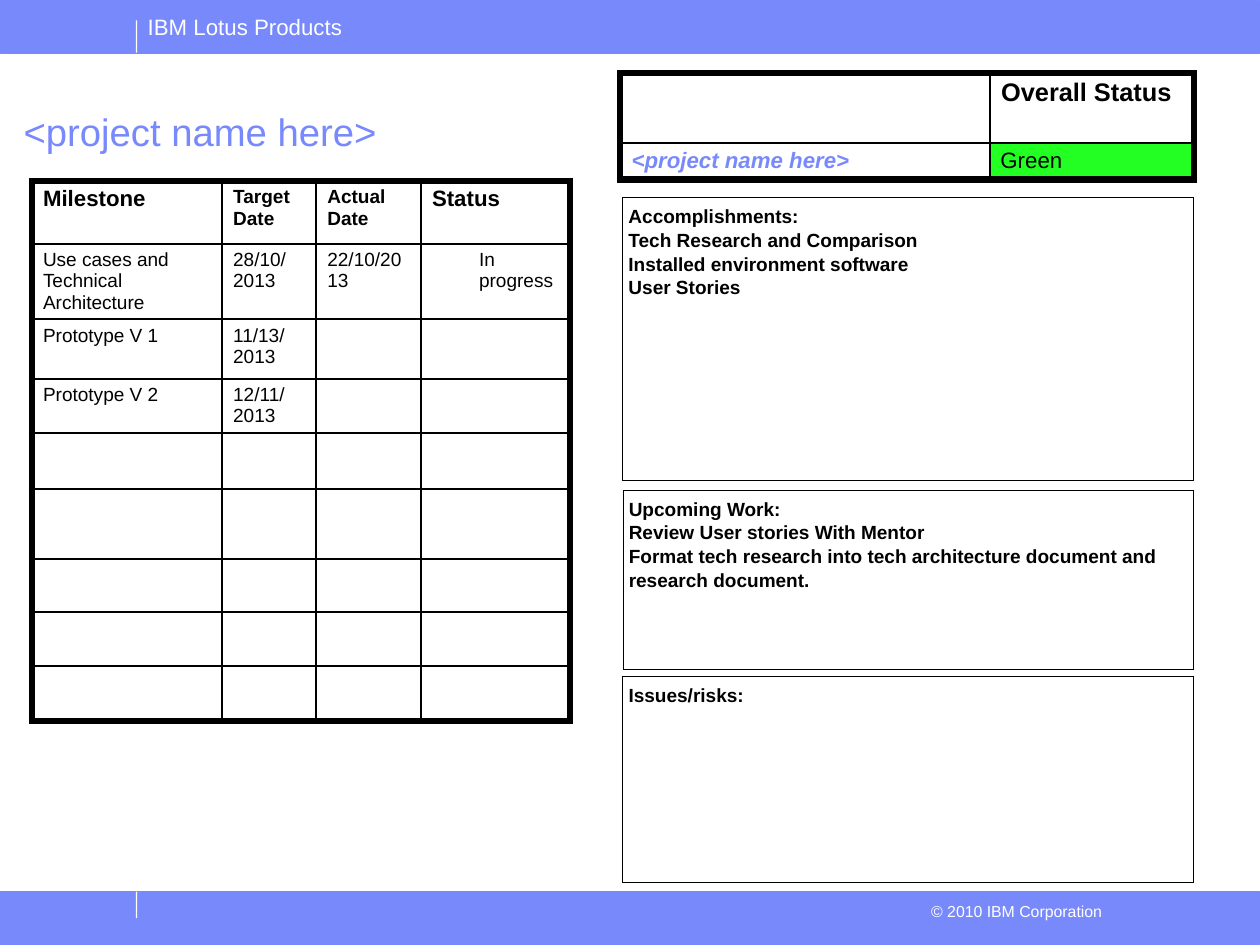
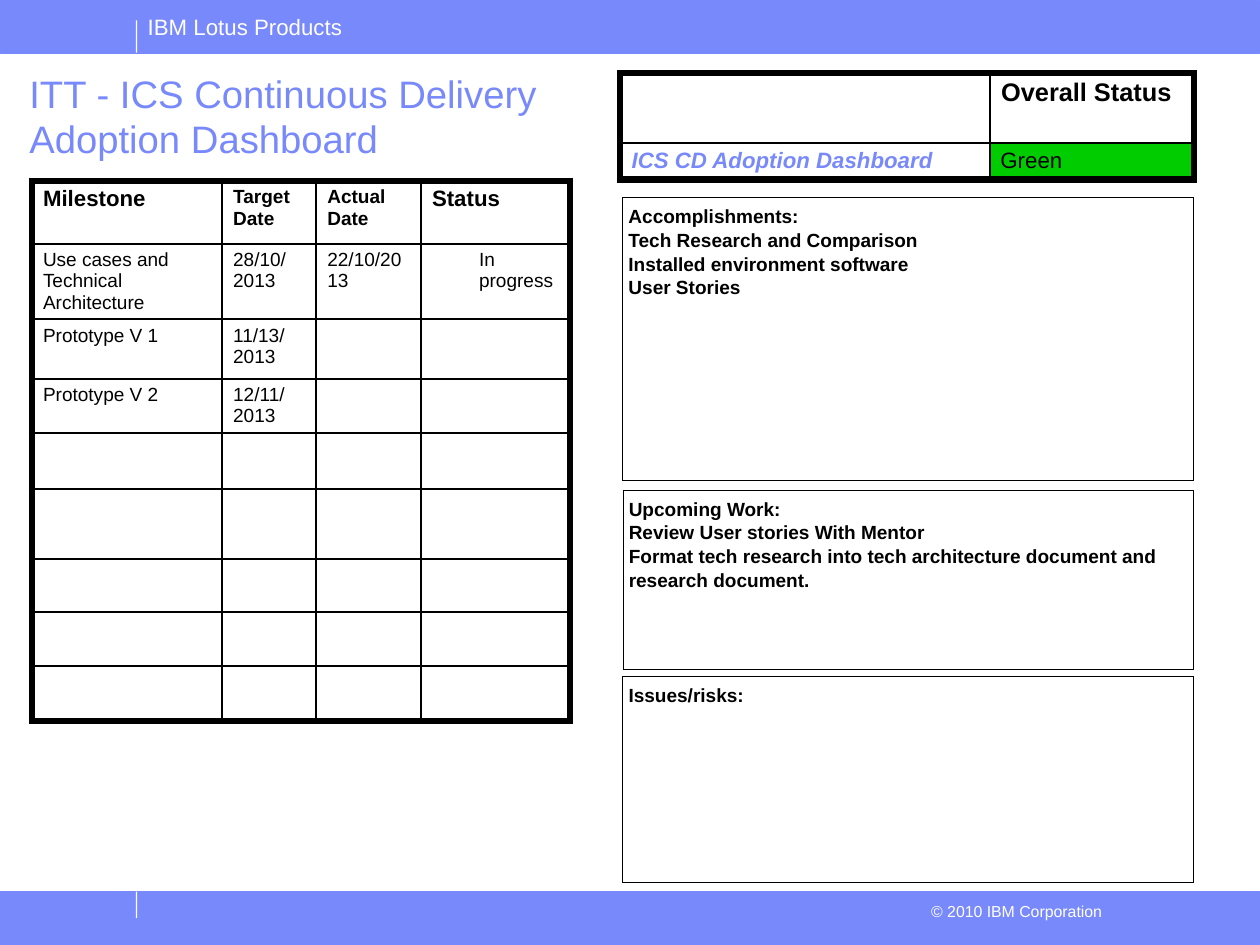
Before and after one commit to smur89/IBM-CD-Dashboard, a slide deck: slide 1 of Documentation/Project Status reports.odp. Drawn at 1260x945 pixels with LibreOffice and Linux fonts; fonts in the diff are those of the drawing; background and template pictures are left out. Boxes give left, top, right and bottom in pixels: in the first picture for what was removed or moved away, otherwise in the second. Text is boxed around its words. In the diff, an @@ line names an element or a change of style, - is before the commit and + after.

```diff
--- a/Documentation/Project Status reports.odp
+++ b/Documentation/Project Status reports.odp
@@ text at <box>29,80,536,161</box>: text changed @@
-<project name here>
+ITT - ICS Continuous Delivery Adoption Dashboard
@@ table at <box>621,73,1195,180</box> @@
-row 2, column 1: <project name here>
+row 2, column 1: ICS CD Adoption Dashboard
@@ fill #23FF23 to #00CC00 in row 2, column 2 @@
```
Also in this commit, not shown: 1 other slide changed, 7 other files.
